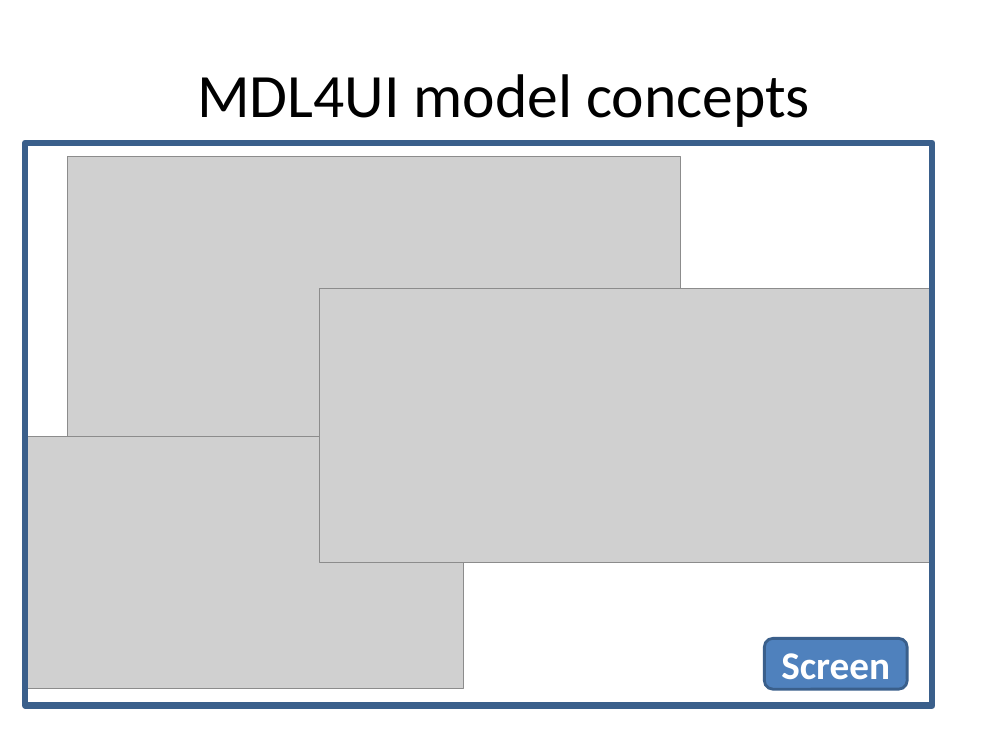
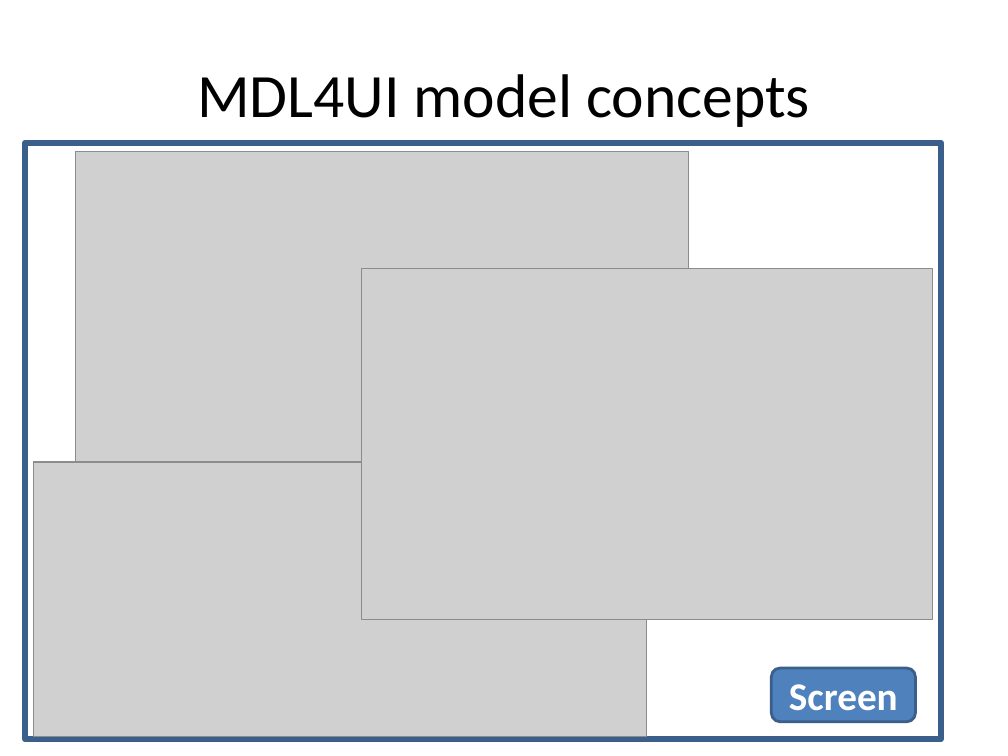
Before and after one commit to lesfurets/mdl4ui, a slide deck: slide 13 of mdl4ui-docs/mdl4ui_cg2013.pptx. Drawn at 1008x756 pixels with LibreOffice and Linux fonts; fonts in the diff are those of the drawing; grey boxes stand for pictures; background and template pictures are left out. Boxes give left, top, right and bottom in pixels: in the first picture for what was removed or moved away, otherwise in the second. Text is boxed around its words. In the diff, an @@ line names an element or a change of style, - is before the commit and + after.

Commit message:
update slides with screenshot with new group rendering

```diff
--- a/mdl4ui-docs/mdl4ui_cg2013.pptx
+++ b/mdl4ui-docs/mdl4ui_cg2013.pptx
@@ rectangle: place and size @@
-rectangle at [25, 143, 932, 706]
+rectangle at [25, 143, 940, 740]
@@ picture: place and size @@
-picture at [68, 156, 680, 467]
+picture at [76, 151, 688, 462]
@@ picture added at [361, 268, 932, 619] @@
@@ picture removed at [25, 436, 464, 688] @@
@@ picture: place and size @@
-picture at [320, 288, 932, 562]
+picture at [33, 462, 646, 736]
@@ rounded rectangle "Screen": place and size @@
-rounded rectangle "Screen" at [764, 638, 907, 688]
+rounded rectangle "Screen" at [771, 668, 915, 722]
```
Also in this commit, not shown: 4 other slides changed, 2 other files.
